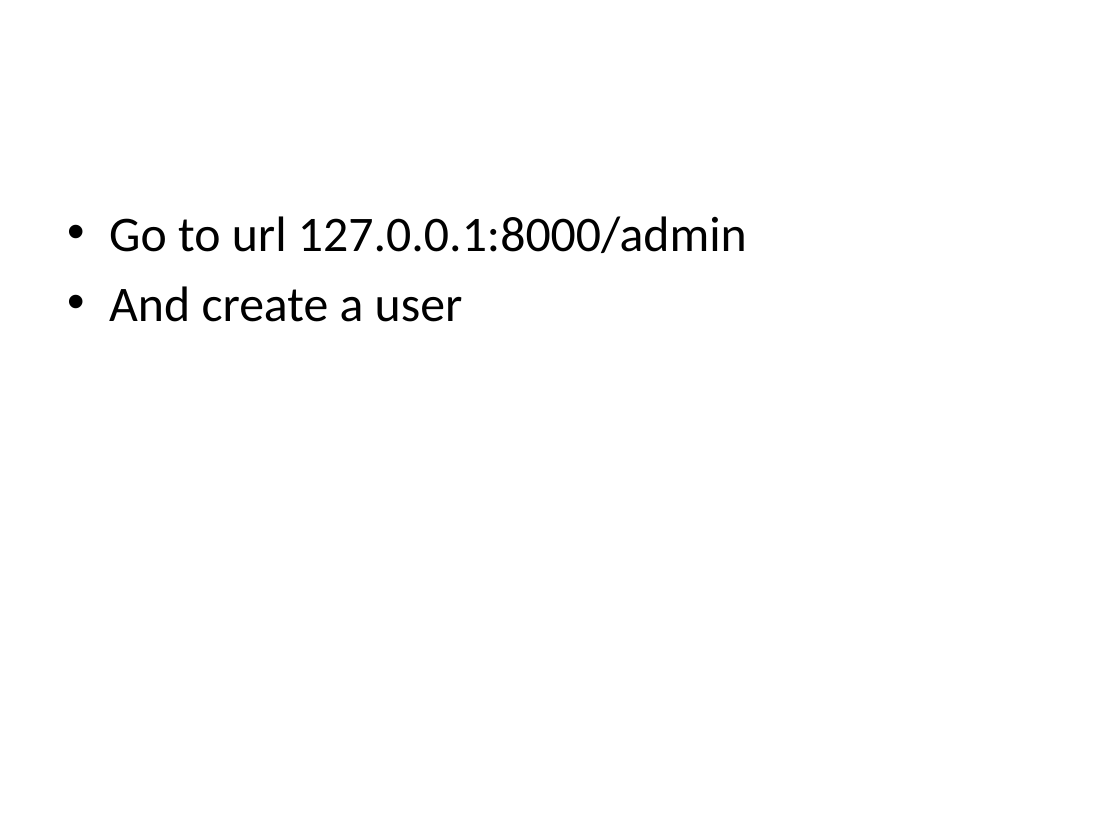
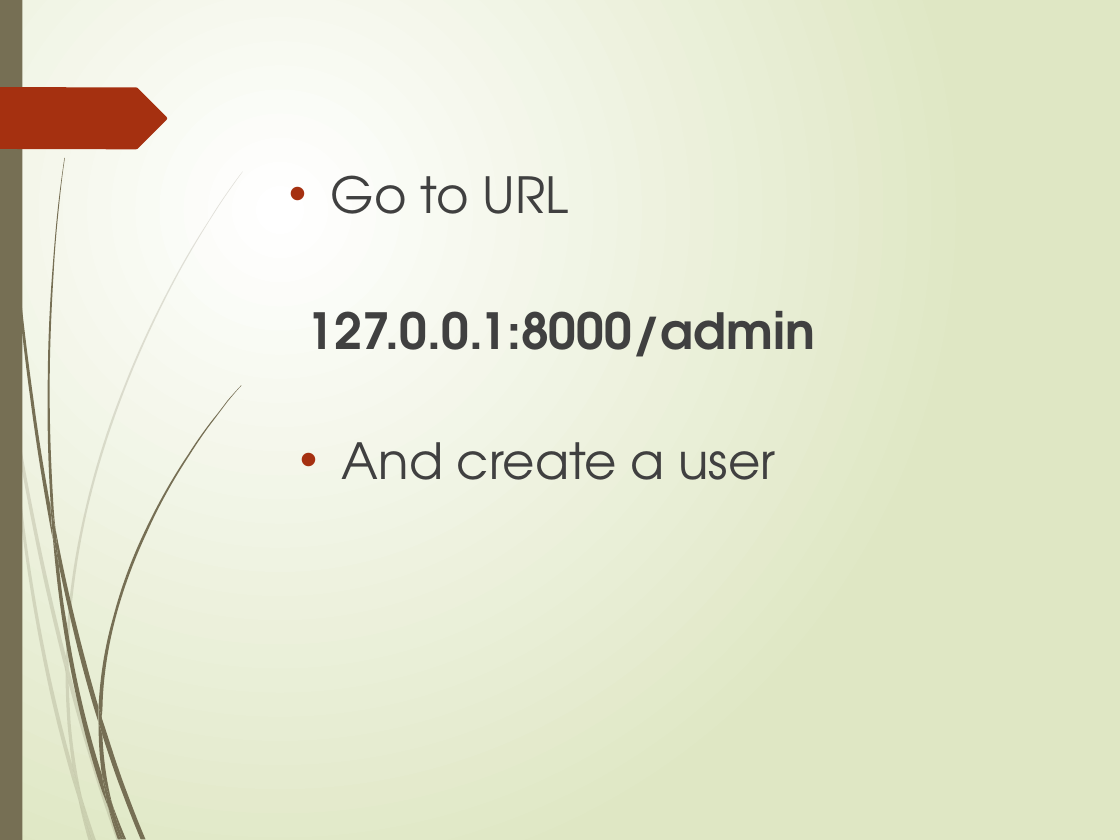
Before and after one commit to amitcharaya/CBDTWEB, a slide deck: slide 14 of CBDT ON NACH.pptx. Drawn at 1120x840 pixels with LibreOffice and Linux fonts; fonts in the diff are those of the drawing. Boxes give left, top, right and bottom in pixels: in the first picture for what was removed or moved away, otherwise in the second. Text is boxed around its words. In the diff, an @@ line names an element or a change of style, - is before the commit and + after.

```diff
--- a/CBDT ON NACH.pptx
+++ b/CBDT ON NACH.pptx
@@ background #FFFFFF to gradient #FFFFFF to #DFE8C4 @@
@@ rectangle added at [0, 0, 22, 840], fill #766F54 @@
@@ freeform shape added at [0, 87, 167, 150], fill #A53010 @@
@@ text at [331, 175, 569, 214]: text changed; font Calibri to TeX Gyre Adventor; text colour #000000 to #404040 @@
-• Go to url 127.0.0.1:8000/admin
-• And create a user
+• Go to URL
@@ text added at [307, 311, 816, 357], 32 pt, text #404040, bold @@
+127.0.0.1:8000/admin
@@ text added at [342, 442, 776, 480], 32 pt, text #404040 @@
+• And create a user
@@ group added at [0, 171, 243, 840]: 10 freeform shapes @@
@@ group added at [2, 0, 242, 840]: 12 freeform shapes @@
```
Also in this commit, not shown: 12 other slides changed, 10 slides added, 10 slides removed, 4 other files.
